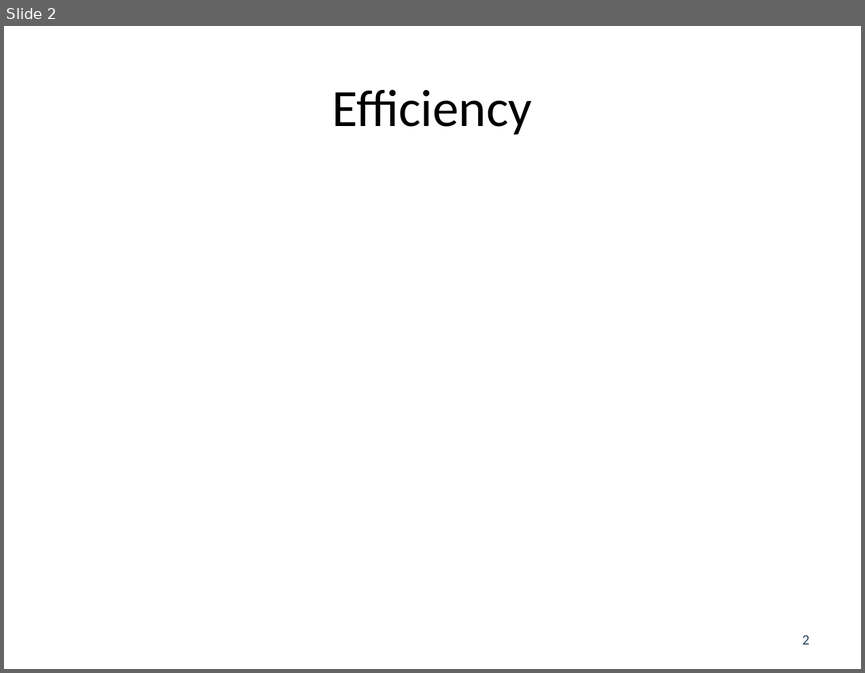
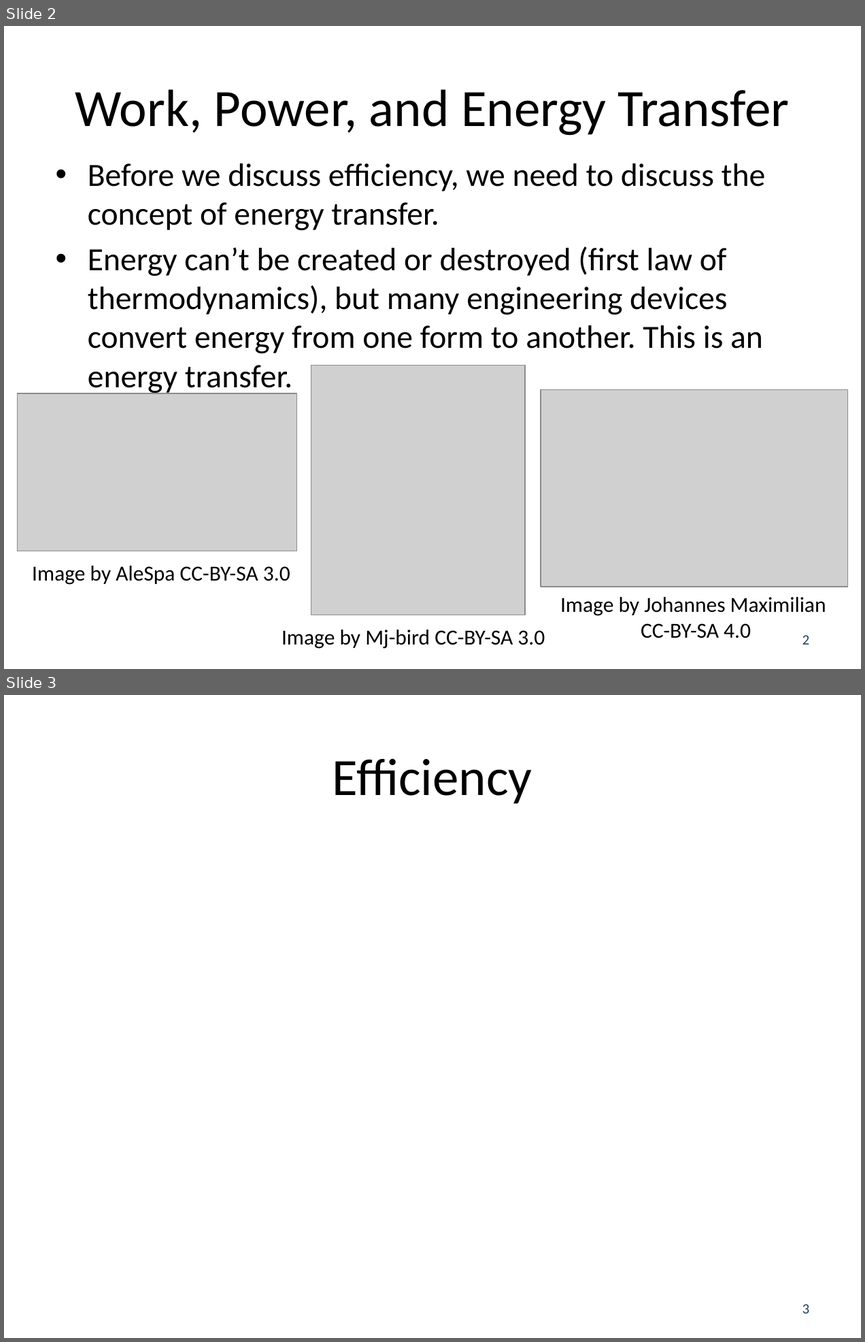
Before and after one commit to JacobMoore/mechanics_textbook, a slide deck: Lecture Slides/VideoLectureSlides/10.3.pptx. Shown one above the other, each under a label of ours: slide 2 before the commit, slides 2 and 3 after it. The pictures are 865x673 and 865x1342 pixels, drawn with LibreOffice and Linux fonts; fonts in the diff are those of the drawing; grey boxes stand for pictures. Boxes give left, top, right and bottom in pixels: in the first picture for what was removed or moved away, otherwise in the second. Text is boxed around its words. In the diff, an @@ line names an element or a change of style, - is before the commit and + after.

Commit message:
Updated Power and Efficiency Slides

```diff
--- a/Lecture Slides/VideoLectureSlides/10.3.pptx
+++ b/Lecture Slides/VideoLectureSlides/10.3.pptx
@@ slide 2 added at (4, 26, 861, 669), background #FFFFFF @@
@@ title added at (75, 89, 789, 135), 44 pt, text #000000 @@
+Work, Power, and Energy Transfer
@@ text added at (88, 163, 766, 354), 27.2 pt, text #000000 @@
+• Before we discuss efficiency, we need to discuss the concept of energy transfer.
+• Energy can’t be created or destroyed (first law of thermodynamics), but many engineering devices convert energy from one form to another. This is an energy transfer.
@@ picture added at (311, 365, 525, 615) @@
@@ picture added at (541, 389, 847, 586) @@
@@ picture added at (17, 394, 296, 551) @@
@@ text added at (32, 565, 290, 584), 18 pt, text #000000 @@
+Image by AleSpa CC-BY-SA 3.0
@@ text added at (560, 597, 826, 638), 18 pt, text #000000 @@
+Image by Johannes Maximilian
+CC-BY-SA 4.0
@@ text added at (281, 629, 545, 648), 18 pt, text #000000 @@
+Image by Mj-bird CC-BY-SA 3.0
@@ page number added at (802, 635, 810, 644), 12 pt, text #254061 @@
+2
@@ what was slide 2 is now slide 3 @@
@@ page number at (802, 1304, 810, 1313): text changed @@
-2
+3
```
Also in this commit, not shown: 1 slide changed, 2 other slides added, 4 other files.
